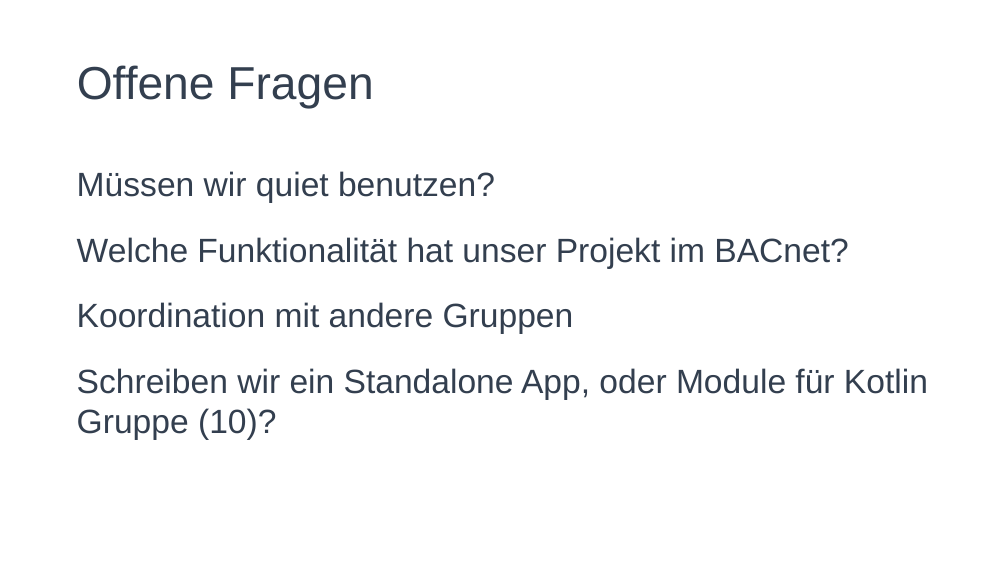
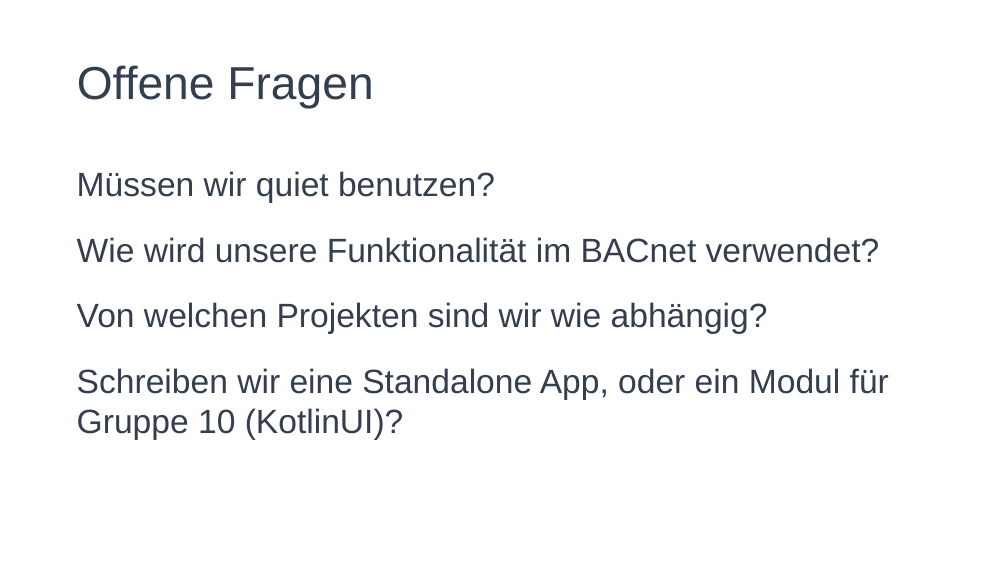
Before and after one commit to cn-uofbasel/BACnet, a slide deck: slide 4 of groups/02-soundLink/I&S Zwischenstand 16.04..pptx. Drawn at 1008x567 pixels with LibreOffice and Linux fonts; fonts in the diff are those of the drawing. Boxes give left, top, right and bottom in pixels: in the first picture for what was removed or moved away, otherwise in the second. Text is boxed around its words. In the diff, an @@ line names an element or a change of style, - is before the commit and + after.

Commit message:
Update pptx Präsentation

```diff
--- a/groups/02-soundLink/I&S Zwischenstand 16.04..pptx
+++ b/groups/02-soundLink/I&S Zwischenstand 16.04..pptx
@@ text at [77,237,889,440]: text changed @@
-Welche Funktionalität hat unser Projekt im BACnet?
-Koordination mit andere Gruppen
-Schreiben wir ein Standalone App, oder Module für Kotlin Gruppe (10)?
+Wie wird unsere Funktionalität im BACnet verwendet?
+Von welchen Projekten sind wir wie abhängig?
+Schreiben wir eine Standalone App, oder ein Modul für Gruppe 10 (KotlinUI)?
```
Also in this commit, not shown: 2 other slides changed.
